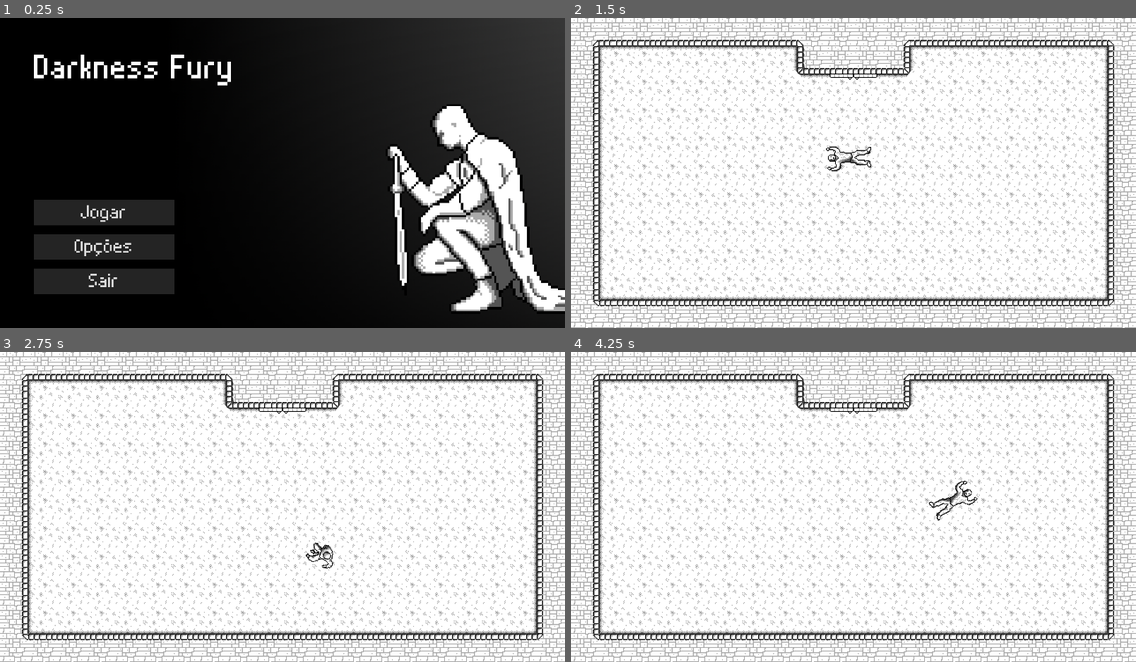
Above: before the commit, frames 1-4 (two rows, left to right).
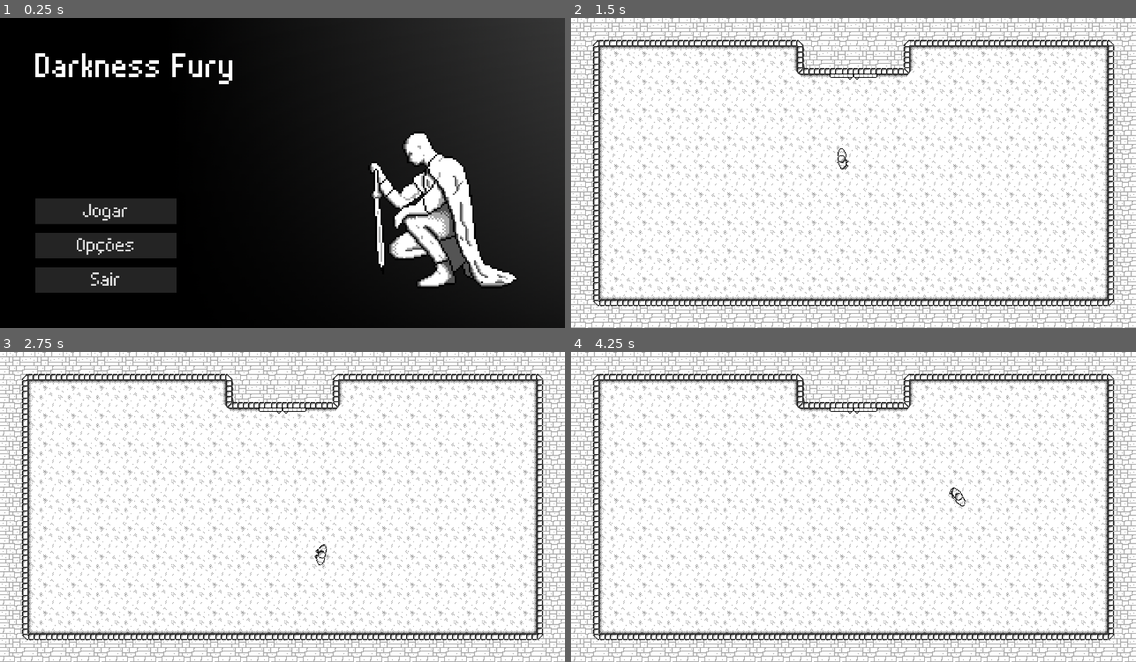
Above: after the commit, the same moments.

Repository: CarlMachado/DarknessFury
Game: Godot game, scene res://scenes/main_menu.tscn
The game is run twice, just before and just after one commit, with the same random seed, the same clock (stepped at 60 frames per second) and the same inputs.
Inputs (mouse positions are in pixels of both pictures, inside the frame that each line leads up to):
- Up to frame 1 (0.25 s): no input
- Up to frame 2 (1.5 s): click "Jogar" at 0.5 s; tap Enter at 1.25 s; move the mouse to (977, 157) at 1.27 s; hold D (ui_right) from 1.28 s (still down)
- Up to frame 3 (2.75 s): move the mouse to (169, 522) at 2.02 s; release D (ui_right) at 2.03 s; hold S (ui_down) from 2.03 s (still down)
- Up to frame 4 (4.25 s): move the mouse to (910, 438) at 2.77 s; release S (ui_down) at 2.78 s; hold D (ui_right) 2.78-3.53 s; move the mouse to (825, 569) at 3.52 s; hold W (ui_up) from 3.53 s (still down)

The runs differ from the first frame. In frame 1, 13% of the frame differs, in the area x 6-100%, y 11-95%; in frame 2, 0.3%; in frame 3, 0.2%; in frame 4, 0.3%.
Error before the commit: Attempt to call function 'start' in base 'null instance' on a null instance. (res://scripts/arena.gd:9)

Commit message:
add mouse

Diff:
--- /dev/null
+++ b/prefabs/mouse_cross.tscn
@@ -0,0 +1,10 @@
+[gd_scene load_steps=3 format=2]
+
+[ext_resource path="res://scripts/mouse_cross.gd" type="Script" id=1]
+[ext_resource path="res://sprites/cross.png" type="Texture" id=2]
+
+[node name="mouse_cross" type="Node2D"]
+script = ExtResource( 1 )
+
+[node name="sprite" type="Sprite" parent="."]
+texture = ExtResource( 2 )
--- a/prefabs/player.tscn
+++ b/prefabs/player.tscn
@@ -17,15 +17,15 @@
 "name": "idle",
 "speed": 5.0
 }, {
-"frames": [ ExtResource( 2 ), ExtResource( 3 ), ExtResource( 4 ), ExtResource( 5 ) ],
+"frames": [ ExtResource( 3 ), ExtResource( 4 ), ExtResource( 5 ), ExtResource( 6 ), ExtResource( 2 ) ],
+"loop": true,
+"name": "rise",
+"speed": 2.0
+}, {
+"frames": [ ExtResource( 2 ), ExtResource( 7 ), ExtResource( 8 ), ExtResource( 9 ) ],
 "loop": true,
 "name": "walk",
 "speed": 10.0
-}, {
-"frames": [ ExtResource( 6 ), ExtResource( 7 ), ExtResource( 8 ), ExtResource( 9 ), ExtResource( 2 ) ],
-"loop": true,
-"name": "rise",
-"speed": 2.0
 } ]
 
 [node name="player" type="KinematicBody2D"]
--- a/scenes/main_menu.tscn
+++ b/scenes/main_menu.tscn
@@ -1,11 +1,13 @@
-[gd_scene load_steps=16 format=2]
+[gd_scene load_steps=18 format=2]
 
 [ext_resource path="res://scripts/main_menu.gd" type="Script" id=1]
 [ext_resource path="res://sprites/main_menu/main_menu_background.png" type="Texture" id=2]
-[ext_resource path="res://fonts/game_title.tres" type="DynamicFont" id=3]
-[ext_resource path="res://fonts/button_menu_hover.tres" type="StyleBox" id=4]
-[ext_resource path="res://fonts/button_menu_normal.tres" type="StyleBox" id=5]
-[ext_resource path="res://fonts/pixel_font.tres" type="DynamicFont" id=6]
+[ext_resource path="res://sounds/menu/change.wav" type="AudioStream" id=3]
+[ext_resource path="res://sounds/menu/select.wav" type="AudioStream" id=4]
+[ext_resource path="res://fonts/game_title.tres" type="DynamicFont" id=5]
+[ext_resource path="res://fonts/button_menu_hover.tres" type="StyleBox" id=6]
+[ext_resource path="res://fonts/button_menu_normal.tres" type="StyleBox" id=7]
+[ext_resource path="res://fonts/pixel_font.tres" type="DynamicFont" id=8]
 
 [sub_resource type="StyleBoxEmpty" id=1]
 
@@ -37,11 +39,17 @@
 texture = ExtResource( 2 )
 centered = false
 
+[node name="change" type="AudioStreamPlayer" parent="menu_content"]
+stream = ExtResource( 3 )
+volume_db = -15.0
+
+[node name="select" type="AudioStreamPlayer" parent="menu_content"]
+stream = ExtResource( 4 )
+volume_db = -15.0
+
 [node name="margin_container" type="MarginContainer" parent="menu_content"]
-margin_left = -3.4248
-margin_top = 3.4248
-margin_right = 636.575
-margin_bottom = 355.425
+margin_right = 640.0
+margin_bottom = 352.0
 rect_scale = Vector2( 2, 2 )
 custom_constants/margin_right = 40
 custom_constants/margin_top = 40
@@ -51,64 +59,65 @@
 [node name="v_box_container" type="VBoxContainer" parent="menu_content/margin_container"]
 margin_left = 40.0
 margin_top = 40.0
-margin_right = 599.0
+margin_right = 600.0
 margin_bottom = 312.0
 custom_constants/separation = 0
-
 
 [node name="game_tittle" type="Label" parent="menu_content/margin_container/v_box_container"]
 margin_right = 560.0
 margin_bottom = 35.0
-custom_fonts/font = ExtResource( 3 )
+custom_fonts/font = ExtResource( 5 )
 text = "Darkness Fury"
 
 [node name="margin_container" type="MarginContainer" parent="menu_content/margin_container/v_box_container"]
 margin_top = 35.0
-margin_right = 559.0
+margin_right = 560.0
 margin_bottom = 272.0
 custom_constants/margin_right = 400
 custom_constants/margin_top = 130
 
 [node name="v_box_container" type="VBoxContainer" parent="menu_content/margin_container/v_box_container/margin_container"]
 margin_top = 130.0
-margin_right = 159.0
+margin_right = 160.0
 margin_bottom = 237.0
 custom_constants/separation = 10
-
 
 [node name="btn_jogar" type="Button" parent="menu_content/margin_container/v_box_container/margin_container/v_box_container"]
 margin_right = 160.0
 margin_bottom = 29.0
-custom_styles/hover = ExtResource( 4 )
+custom_styles/hover = ExtResource( 6 )
 custom_styles/pressed = SubResource( 1 )
 custom_styles/focus = SubResource( 2 )
 custom_styles/disabled = SubResource( 3 )
-custom_styles/normal = ExtResource( 5 )
-custom_fonts/font = ExtResource( 6 )
+custom_styles/normal = ExtResource( 7 )
+custom_fonts/font = ExtResource( 8 )
 text = "Jogar"
 
 [node name="btn_opções" type="Button" parent="menu_content/margin_container/v_box_container/margin_container/v_box_container"]
 margin_top = 39.0
-margin_right = 159.0
+margin_right = 160.0
 margin_bottom = 68.0
-custom_styles/hover = ExtResource( 4 )
+custom_styles/hover = ExtResource( 6 )
 custom_styles/pressed = SubResource( 4 )
 custom_styles/focus = SubResource( 5 )
 custom_styles/disabled = SubResource( 6 )
-custom_styles/normal = ExtResource( 5 )
-custom_fonts/font = ExtResource( 6 )
+custom_styles/normal = ExtResource( 7 )
+custom_fonts/font = ExtResource( 8 )
 text = "Opções"
 
 [node name="btn_sair" type="Button" parent="menu_content/margin_container/v_box_container/margin_container/v_box_container"]
 margin_top = 78.0
-margin_right = 159.0
+margin_right = 160.0
 margin_bottom = 107.0
-custom_styles/hover = ExtResource( 4 )
+custom_styles/hover = ExtResource( 6 )
 custom_styles/pressed = SubResource( 7 )
 custom_styles/focus = SubResource( 8 )
 custom_styles/disabled = SubResource( 9 )
-custom_styles/normal = ExtResource( 5 )
-custom_fonts/font = ExtResource( 6 )
+custom_styles/normal = ExtResource( 7 )
+custom_fonts/font = ExtResource( 8 )
 text = "Sair"
+[connection signal="mouse_entered" from="menu_content/margin_container/v_box_container/margin_container/v_box_container/btn_jogar" to="." method="_on_btn_jogar_mouse_entered"]
 [connection signal="pressed" from="menu_content/margin_container/v_box_container/margin_container/v_box_container/btn_jogar" to="." method="_on_jogar_pressed"]
+[connection signal="mouse_entered" from="menu_content/margin_container/v_box_container/margin_container/v_box_container/btn_opções" to="." method="_on_btn_opes_mouse_entered"]
+[connection signal="mouse_entered" from="menu_content/margin_container/v_box_container/margin_container/v_box_container/btn_sair" to="." method="_on_btn_sair_mouse_entered"]
 [connection signal="pressed" from="menu_content/margin_container/v_box_container/margin_container/v_box_container/btn_sair" to="." method="_on_btn_sair_pressed"]
--- a/scripts/arena.gd
+++ b/scripts/arena.gd
@@ -6,7 +6,7 @@
 
 func _ready():
 	# da start nos timers
-	$enemy_spawns/spawn_enemy/timer_spawn.start(rand_range(4, 7))
+#	$enemy_spawns/spawn_enemy/timer_spawn.start(rand_range(4, 7))
 
 #	$enemy_spawns/spawn_up_left/timer_ul.start(cooldown[0])
 #	$enemy_spawns/spawn_up_right/timer_ur.start(cooldown[1])
@@ -46,24 +46,27 @@
 #	enemy.append(pre_enemy.instance())
 #	enemy[8].global_position = $enemy_spawns/spawn_left_up.global_position
 #	$"../".add_child(enemy[8])
+	pass
 
 func _process(delta):
 	# faz os inimigos mirarem o player
-	enemy[0].look_at($player.global_position)
-	enemy[1].look_at($player.global_position)
-	enemy[2].look_at($player.global_position)
-	enemy[3].look_at($player.global_position)
-	enemy[4].look_at($player.global_position)
-	enemy[5].look_at($player.global_position)
-	enemy[6].look_at($player.global_position)
-	enemy[7].look_at($player.global_position)
-	enemy[8].look_at($player.global_position)
+#	enemy[0].look_at($player.global_position)
+#	enemy[1].look_at($player.global_position)
+#	enemy[2].look_at($player.global_position)
+#	enemy[3].look_at($player.global_position)
+#	enemy[4].look_at($player.global_position)
+#	enemy[5].look_at($player.global_position)
+#	enemy[6].look_at($player.global_position)
+#	enemy[7].look_at($player.global_position)
+#	enemy[8].look_at($player.global_position)
+	pass
 
 # sinais
 func _on_timer_ul_timeout():
 	# se o inimigo estiver morto ele renasce
-	if not enemy[0].alive:
-		$"../".remove_child(enemy[0])
-		enemy[0] = pre_enemy.instance()
-		enemy[0].global_position = $enemy_spawns/spawn_up_left.global_position
-		$"../".add_child(enemy[0])
+#	if not enemy[0].alive:
+#		$"../".remove_child(enemy[0])
+#		enemy[0] = pre_enemy.instance()
+#		enemy[0].global_position = $enemy_spawns/spawn_up_left.global_position
+#		$"../".add_child(enemy[0])
+	pass
--- a/scripts/main_menu.gd
+++ b/scripts/main_menu.gd
@@ -6,11 +6,25 @@
 func _ready():
 	pass
 
+func _process(delta):
+	pass
+
 func _on_jogar_pressed():
+	$menu_content/select.play()
 	$menu_content.hide()
 	game = pre_game.instance()
 	add_child(game)
 
+func _on_btn_sair_pressed():
+	$menu_content/select.play()
+	yield(get_tree().create_timer(0.3), "timeout")
+	get_tree().quit()
 
-func _on_btn_sair_pressed():
-	get_tree().quit()
+func _on_btn_jogar_mouse_entered():
+	$menu_content/change.play()
+
+func _on_btn_opes_mouse_entered():
+	$menu_content/change.play()
+
+func _on_btn_sair_mouse_entered():
+	$menu_content/change.play()
--- /dev/null
+++ b/scripts/mouse_cross.gd
@@ -0,0 +1,7 @@
+extends Node2D
+
+func _ready():
+    Input.set_mouse_mode(Input.MOUSE_MODE_HIDDEN)
+
+func _process(delta):
+    $sprite.position = get_global_mouse_position() / 2
Binary file added: sprites/cross.png
Binary file changed: sprites/main_menu/main_menu_background.png
Not shown, added: sounds/menu/change.wav
Not shown, added: sounds/menu/select.wav
Not shown, added: sprites/raw/cross.xcf
Not shown, added: sprites/raw/hero_art_alt.xcf
Not shown, changed: sprites/raw/main_menu_background.xcf
